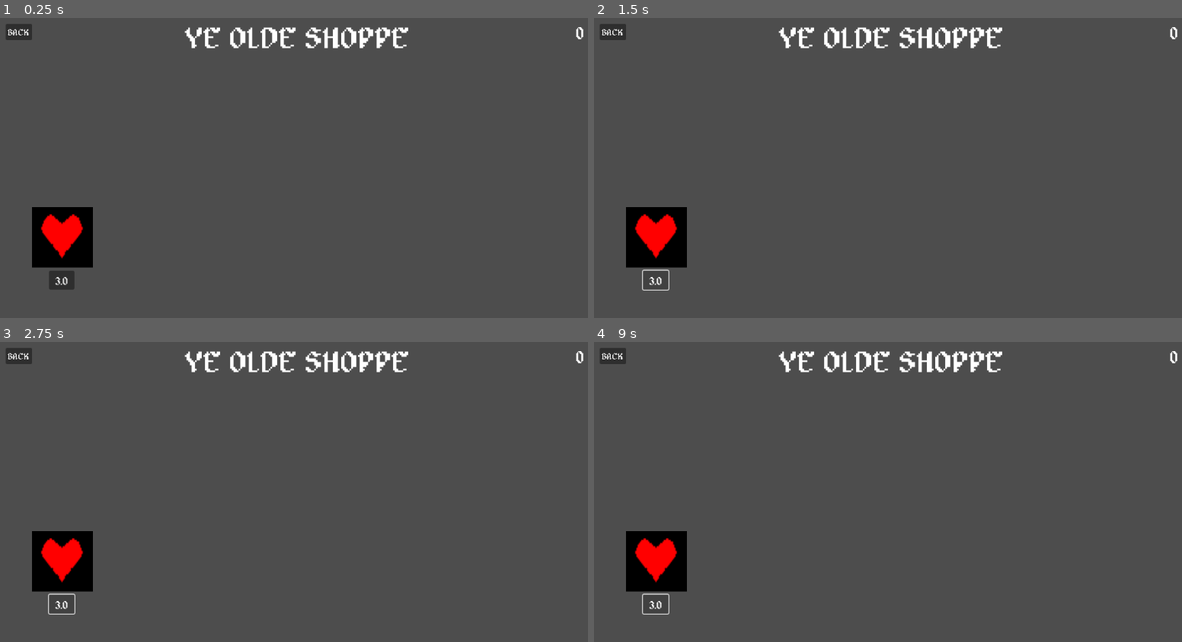
Above: before the commit, frames 1-4 (two rows, left to right).
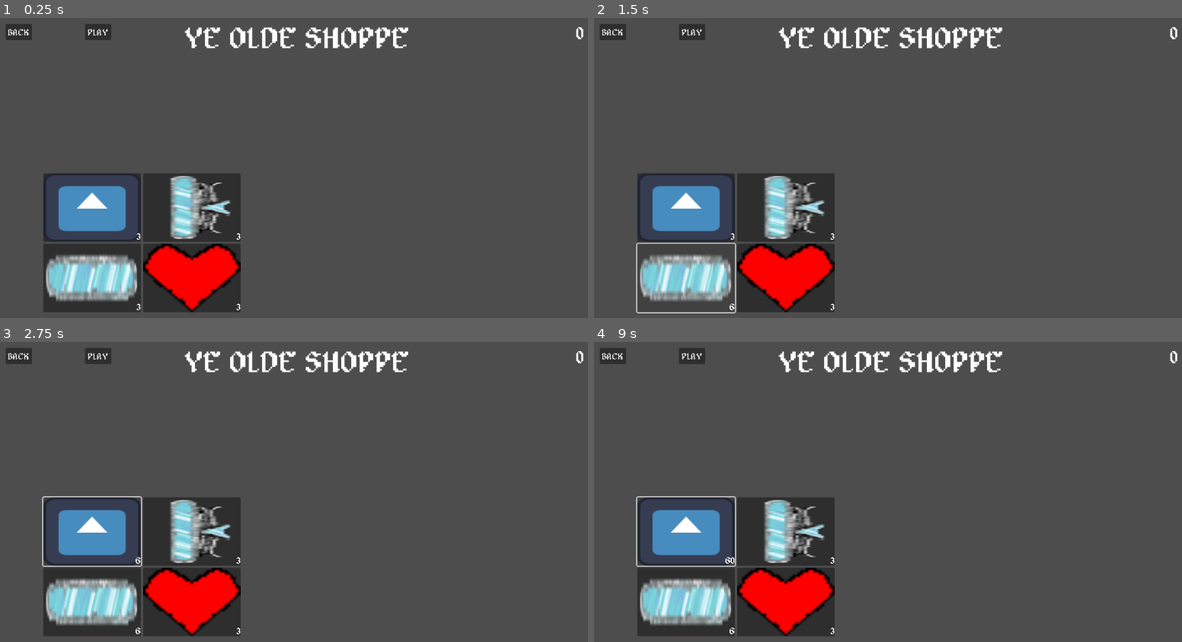
Above: after the commit, the same moments.

Repository: pancholope321/Wave-Mage
Game: Godot game, scene res://Scenes/shopScene.tscn
Two runs of this game, one before a commit and one after it. Both use one fixed random seed, a clock stepped at 60 frames per second and the inputs below. The project has no main scene, so this scene is started directly. Sound files missing from this copy of the repository are replaced by a short silence.
Inputs (mouse positions are in pixels of both pictures, inside the frame that each line leads up to):
- Up to frame 1 (0.25 s): no input
- Up to frame 2 (1.5 s): click "BACK" at 0.5 s; click (652, 279) at 1.25 s, where only the run before the commit has a clickable "3.0"
- Up to frame 3 (2.75 s): click "3.0" (after the commit: "3") at 2 s
- Up to frame 4 (9 s): click "3.0" (after the commit: "6") at 2.75 s; click "3.0" (after the commit: "12") at 3.5 s; click "3.0" (after the commit: "18") at 4.25 s; click "3.0" (after the commit: "24") at 5 s; click "3.0" (after the commit: "30") at 5.75 s; click "3.0" (after the commit: "36") at 6.5 s; click "3.0" (after the commit: "42") at 7.25 s; click "3.0" (after the commit: "48") at 8 s; click "3.0" (after the commit: "54") at 8.75 s

The runs differ from the first frame. In frame 1, 14% of the frame differs, in the area x 5-41%, y 2-99%; in frame 2, 13%; in frame 3, 14%; in frame 4, 14%.

Commit message:
changes made

Diff:
--- a/ConfigFiles/structure_information_relation.json
+++ b/ConfigFiles/structure_information_relation.json
@@ -6,13 +6,13 @@
 	"enemy1":{"structure":"res://Structures/Enemies/enemy_1.tscn"},
 	"damageMultiplier":{"structure":"res://Structures/damageMultiplier.tscn"},
 	"enemy2":{"structure":"res://Structures/Enemies/enemy_2.tscn"},
-	"health_upg":{"start_function_path":"functionPath","start_function":"functionName"}
+	"health_upg":{"start_function_path":"res://Scripts/Powers/health_upg.gd","start_function":"add_more_health"}
 },
 "power_image":{
 	"mirror":"res://Sprites/Structure Sprites/silver_mirror.png",
 	"duplicatePower":"res://Sprites/Structure Sprites/silver_duplicator.png",
-	"damageMultiplier":"Damage Multiplier",
-	"health_upg":""
+	"damageMultiplier":"res://icon.svg",
+	"health_upg":"res://Sprites/Shop Sprites/Health Up - Placeholder.png"
 },
 "power_name":{
 	"mirror":"Mirror",
--- a/Scenes/shopScene.tscn
+++ b/Scenes/shopScene.tscn
@@ -1,11 +1,12 @@
-[gd_scene load_steps=4 format=3 uid="uid://8x8saxnb6mu4"]
+[gd_scene load_steps=3 format=3 uid="uid://8x8saxnb6mu4"]
 
 [ext_resource type="Script" uid="uid://blohxyrd26fsj" path="res://Scripts/Game/shop.gd" id="1_ectro"]
-[ext_resource type="Script" uid="uid://dadqb1biflc0c" path="res://Scenes/shop_item.gd" id="2_egqbd"]
-[ext_resource type="Texture2D" uid="uid://d3r7da2hlgcjf" path="res://Sprites/Shop Sprites/Health Up - Placeholder.png" id="3_htbse"]
+[ext_resource type="PackedScene" uid="uid://4gkagmup2nk4" path="res://Templates_UI/ShopBuyButtonTemplate.tscn" id="2_e1g4l"]
 
-[node name="Shop" type="Node2D"]
+[node name="Shop" type="Node2D" node_paths=PackedStringArray("powersContainer")]
 script = ExtResource("1_ectro")
+powersContainer = NodePath("Camera2D/allpowers")
+powerButtonTemplate = ExtResource("2_e1g4l")
 
 [node name="Camera2D" type="Camera2D" parent="."]
 
@@ -34,28 +35,27 @@
 text = "BACK
 "
 
-[node name="Health Upgrade" type="Node2D" parent="Camera2D"]
-position = Vector2(-438, 121)
-script = ExtResource("2_egqbd")
-itemName = "health_upg"
-isUpgrade = true
+[node name="play" type="Button" parent="Camera2D"]
+offset_left = -395.0
+offset_top = -284.0
+offset_right = -345.0
+offset_bottom = -253.0
+text = "PLAY"
 
-[node name="Background" type="ColorRect" parent="Camera2D/Health Upgrade"]
-z_index = -9
-offset_left = -57.5
-offset_top = -57.5
-offset_right = 57.5
-offset_bottom = 57.5
-color = Color(0, 0, 0, 1)
+[node name="Buy" parent="Camera2D" instance=ExtResource("2_e1g4l")]
+visible = false
 
-[node name="Icon" type="Sprite2D" parent="Camera2D/Health Upgrade"]
-position = Vector2(-0.500004, -1.5)
-scale = Vector2(2.24324, 2.96667)
-texture = ExtResource("3_htbse")
+[node name="allpowers" type="VBoxContainer" parent="Camera2D"]
+offset_left = -474.0
+offset_right = -100.0
+offset_bottom = 264.0
 
-[node name="Buy" type="Button" parent="Camera2D/Health Upgrade"]
-offset_left = -25.0
-offset_top = 64.0
-offset_right = 23.0
-offset_bottom = 86.0
-theme_override_font_sizes/font_size = 20
+[node name="buttons1" type="HBoxContainer" parent="Camera2D/allpowers"]
+layout_mode = 2
+size_flags_vertical = 3
+
+[node name="buttons2" type="HBoxContainer" parent="Camera2D/allpowers"]
+layout_mode = 2
+size_flags_vertical = 3
+
+[connection signal="pressed" from="Camera2D/play" to="." method="_on_play_pressed"]
--- a/Scenes/shop_item.gd
+++ b/Scenes/shop_item.gd
@@ -1,25 +1,31 @@
-extends Node2D
+extends Button
 
-@onready var buyBtn = $Buy
-@export var itemName : String
+var itemName=null
 @export var level : int
 @export var isUpgrade : bool
+@export var labelPrice :Label
+@export var texture: TextureRect
 var price=3
 # Called when the node enters the scene tree for the first time.
-func _ready() -> void:
-	level = Global.attrLvlDict[itemName]
+func set_item(nameItem):
+	itemName=nameItem
+	level = Global.attrLvlDict["unlocked_powers"][itemName]
 	var priceDict=Global.inforPowerDict["power_costs"][itemName]
 	print("priceDict: ",priceDict)
 	price=priceDict["price"]+level*priceDict["growth_per_level"]
-	buyBtn.text = str(price)
+	labelPrice.text = str(roundi(price))
+	var image=Global.inforPowerDict["power_image"][itemName]
+	var loaded_image=load(image)
+	texture.texture=loaded_image
 
 func updatePrice():
-	Global.attrLvlDict[itemName] += 1
-	level = Global.attrLvlDict[itemName]
-	var priceDict=Global.inforPowerDict[itemName]
+	Global.attrLvlDict["unlocked_powers"][itemName] += 1
+	level = Global.attrLvlDict["unlocked_powers"][itemName]
+	var priceDict=Global.inforPowerDict["power_costs"][itemName]
 	price=priceDict["price"]+level*priceDict["growth_per_level"]
-	buyBtn.text = str(price)
+	labelPrice.text = str(roundi(price))
 
-# Called every frame. 'delta' is the elapsed time since the previous frame.
-func _process(delta: float) -> void:
-	pass
+
+
+func _on_pressed() -> void:
+	updatePrice()
--- a/Scripts/Game/shop.gd
+++ b/Scripts/Game/shop.gd
@@ -1,12 +1,13 @@
 extends Node2D
 
 @onready var coinDisplay = $Camera2D/Coins
-
+@export var powersContainer: VBoxContainer
+@export var powerButtonTemplate:PackedScene
 
 # Called when the node enters the scene tree for the first time.
 func _ready() -> void:
 	coinDisplay.text = str(int(Global.totalCoins))
-
+	update_power_buttons()
 
 # Called every frame. 'delta' is the elapsed time since the previous frame.
 func _process(delta: float) -> void:
@@ -15,3 +16,27 @@
 func spend(cost):
 	Global.totalCoins -= cost
 	coinDisplay.text = Global.totalCoins
+
+func update_power_buttons():
+	var list_of_buyable_elements=Global.attrLvlDict["unlocked_powers"].keys()
+	for child in powersContainer.get_children():
+		for button in child.get_children():
+			button.queue_free()
+		for i in range(2):
+			var random_index = randi() % list_of_buyable_elements.size()
+			var rand_element = list_of_buyable_elements[random_index]
+			list_of_buyable_elements.remove_at(random_index)
+			var instance=powerButtonTemplate.instantiate()
+			child.add_child(instance)
+			instance.set_item(rand_element)
+			instance.connect("pressed",add_element_to_list.bind(rand_element))
+			instance.size_flags_horizontal=Control.SIZE_EXPAND_FILL
+			instance.size_flags_vertical=Control.SIZE_EXPAND_FILL
+			#powersContainer.size_flags_horizontal=Control.SIZE_EXPAND_FILL
+
+func add_element_to_list(elementName):
+	Global.attrLvlDict["unlocked_powers"][elementName]=(Global.attrLvlDict["unlocked_powers"][elementName])+1
+
+
+func _on_play_pressed() -> void:
+	get_tree().change_scene_to_file("res://Scenes/fightScene.tscn")
--- a/Scripts/Game/structure_pos_controller.gd
+++ b/Scripts/Game/structure_pos_controller.gd
@@ -30,11 +30,16 @@
 func _ready() -> void:
 	var file_path = "user://my_file.txt"
 	var structure_path="res://ConfigFiles/structure_information_relation.json"
+	var final_json=Global.attrLvlDict
 	var structureJson=Global.load_json_config(structure_path)
+	print("final_json: ",final_json)
+	waveController.create_list_of_powers(enemy_json.enemy_count,final_json.unlocked_powers,structureJson.power_player_functions)
+	return
+
 	if Global.check_file_exists(file_path) and !debug:
 		print("File exists!")
-		var final_json=Global.load_json_config(file_path)
-		waveController.create_list_of_powers(enemy_json.enemy_count,final_json.unlocked_powers,structureJson.power_player_functions)
+		var final_json2=Global.load_json_config(file_path)
+		waveController.create_list_of_powers(enemy_json.enemy_count,final_json2.unlocked_powers,structureJson.power_player_functions)
 	else:
 		waveController.create_list_of_powers(enemy_json.enemy_count,test_json.unlocked_powers,structureJson.power_player_functions)
 		print("File does not exist!")
--- a/Scripts/Game/wave_controller.gd
+++ b/Scripts/Game/wave_controller.gd
@@ -48,25 +48,31 @@
 			index+=1
 			listOfPowers.append(newDict)
 	var keys=PowerJson.keys()
-
+	var context={"enemies":enemyList,"player":player}
 	for key in keys:
 		for i in range(PowerJson[key]):
-			var path=structureJson[key].structure
-			var pathloaded=load(path)
-			var instance=pathloaded.instantiate()
-			add_child(instance)
-			instance.setup_wave_starting_point(player)
-			instance.setup_wave_bounding_area(topLeft,topRight,bottomLeft,bottomRight)
-			instance.setup_list_of_powers(listOfPowers)
-			instance.setup_id(index)
-			var newDict={
-			"id":index,
-			"powerName": key,
-			"startPos": instance.get_two_points()[0],
-			"endPos": instance.get_two_points()[1],
-			"node":instance}
-			index+=1
-			listOfPowers.append(newDict)
+			if structureJson[key].has("start_function_path"):
+				var functionFile = load(structureJson[key].start_function_path)
+				if functionFile:
+					var instance = functionFile.new()  # Create an instance
+					instance.call(structureJson[key].start_function, context)
+			if structureJson[key].has("structure"):
+				var path=structureJson[key].structure
+				var pathloaded=load(path)
+				var instance=pathloaded.instantiate()
+				add_child(instance)
+				instance.setup_wave_starting_point(player)
+				instance.setup_wave_bounding_area(topLeft,topRight,bottomLeft,bottomRight)
+				instance.setup_list_of_powers(listOfPowers)
+				instance.setup_id(index)
+				var newDict={
+				"id":index,
+				"powerName": key,
+				"startPos": instance.get_two_points()[0],
+				"endPos": instance.get_two_points()[1],
+				"node":instance}
+				index+=1
+				listOfPowers.append(newDict)
 	pass
 
 
--- /dev/null
+++ b/Scripts/Powers/health_upg.gd
@@ -0,0 +1,7 @@
+extends Node
+
+func add_more_health(context):
+	print("adding health to player")
+	context.player.max_health+=100
+	context.player.health+=100
+	return
--- a/Scripts/global.gd
+++ b/Scripts/global.gd
@@ -5,9 +5,7 @@
 var defaultData = "res://ConfigFiles/player_statistics.json"
 
 var totalCoins = 0
-var upgradePriceDict = {
-	"Health" : [100, 200, 300, 400]
-}
+
 var attrLvlDict : Dictionary
 var inforPowerDict: Dictionary
 var healthUpgradePrices = [100, 200, 300, 400]
@@ -18,7 +16,7 @@
 func _ready() -> void:
 	print("load_game_data:", load_game_data())
 	totalCoins = load_game_data()["player_stats"]["money"]
-	attrLvlDict = load_game_data()["unlocked_powers"]
+	attrLvlDict = load_game_data()
 	inforPowerDict=load_json_config("res://ConfigFiles/structure_information_relation.json")
 
 
--- /dev/null
+++ b/Templates_UI/ShopBuyButtonTemplate.tscn
@@ -0,0 +1,33 @@
+[gd_scene load_steps=2 format=3 uid="uid://4gkagmup2nk4"]
+
+[ext_resource type="Script" uid="uid://dadqb1biflc0c" path="res://Scenes/shop_item.gd" id="1_h3u0o"]
+
+[node name="Buy" type="Button" node_paths=PackedStringArray("labelPrice", "texture")]
+offset_left = -463.0
+offset_top = 169.0
+offset_right = -332.0
+offset_bottom = 277.0
+theme_override_font_sizes/font_size = 20
+script = ExtResource("1_h3u0o")
+labelPrice = NodePath("price")
+texture = NodePath("TextureRect")
+
+[node name="TextureRect" type="TextureRect" parent="."]
+layout_mode = 1
+anchors_preset = 15
+anchor_right = 1.0
+anchor_bottom = 1.0
+grow_horizontal = 2
+grow_vertical = 2
+
+[node name="price" type="Label" parent="."]
+layout_mode = 1
+anchors_preset = 15
+anchor_right = 1.0
+anchor_bottom = 1.0
+grow_horizontal = 2
+grow_vertical = 2
+horizontal_alignment = 2
+vertical_alignment = 2
+
+[connection signal="pressed" from="." to="." method="_on_pressed"]
Not shown, added: Scripts/Powers/health_upg.gd.uid
